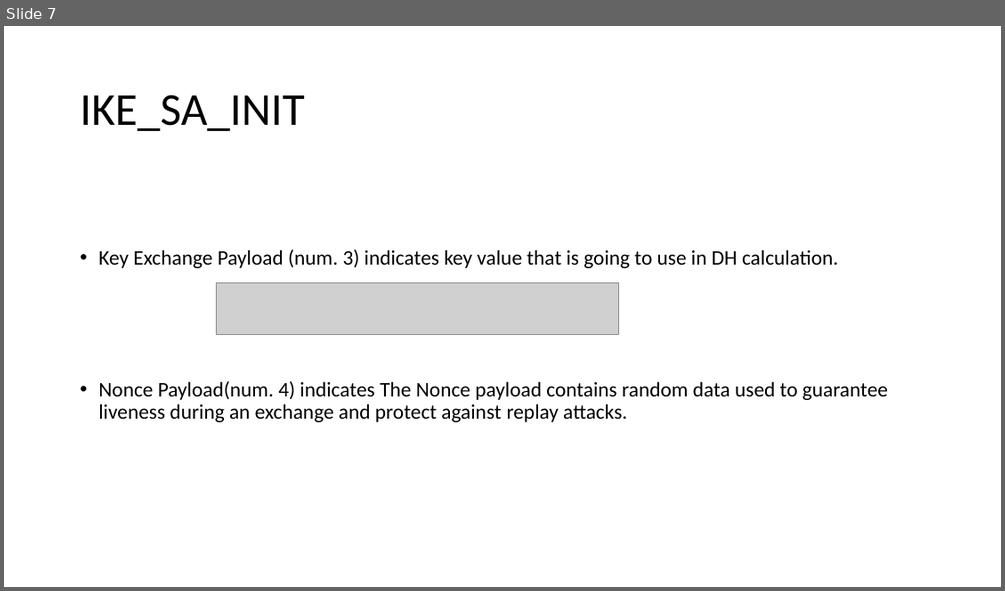
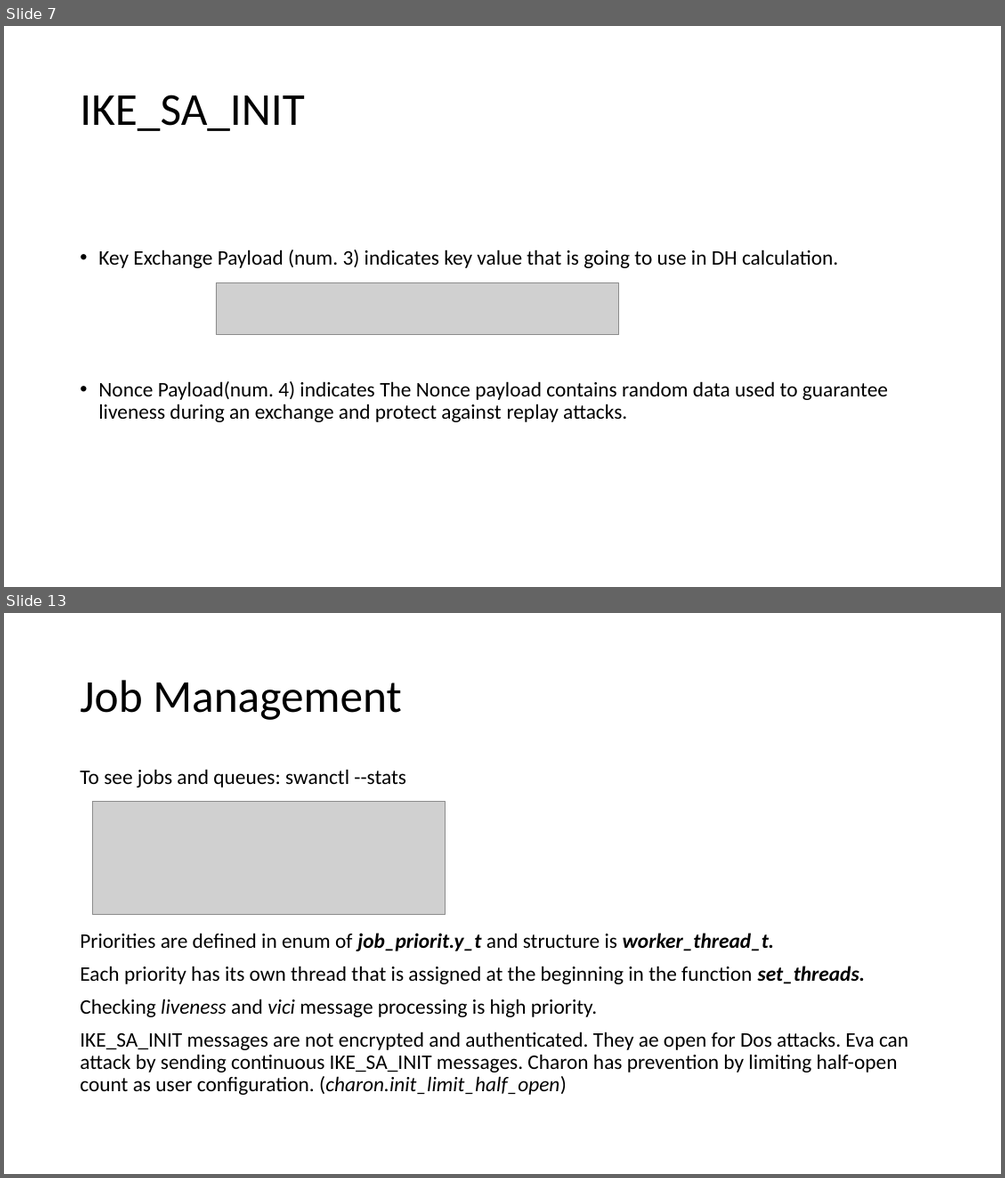
Before and after one commit to keskinadem/NetworkCryptology, a slide deck: Network/IKEV2.pptx. Shown one above the other, each under a label of ours: slide 7 before the commit, slides 7 and 13 after it; the slides between them are not shown. The pictures are 1005x591 and 1005x1178 pixels, drawn with LibreOffice and Linux fonts; fonts in the diff are those of the drawing; grey boxes stand for pictures. Boxes give left, top, right and bottom in pixels: in the first picture for what was removed or moved away, otherwise in the second. Text is boxed around its words. In the diff, an @@ line names an element or a change of style, - is before the commit and + after.

```diff
--- a/Network/IKEV2.pptx
+++ b/Network/IKEV2.pptx
@@ slide 13 added at (4, 613, 1001, 1174), background #FFFFFF @@
@@ title added at (80, 680, 401, 720), 44 pt, text #000000 @@
+Job Management
@@ text added at (80, 769, 908, 1094), 20 pt, text #000000 @@
+To see jobs and queues: swanctl --stats
+Priorities are defined in enum of job_priorit.y_t and structure is worker_thread_t.
+Each priority has its own thread that is assigned at the beginning in the function set_threads.
+Checking liveness and vici message processing is high priority.
+IKE_SA_INIT messages are not encrypted and authenticated. They ae open for Dos attacks. Eva can attack by sending continuous IKE_SA_INIT messages. Charon has prevention by limiting half-open count as user configuration. (charon.init_limit_half_open)
@@ picture added at (92, 801, 445, 914) @@
```
Also in this commit, not shown: 3 slides changed, 3 other slides added, 1 slide removed, 5 other files.
